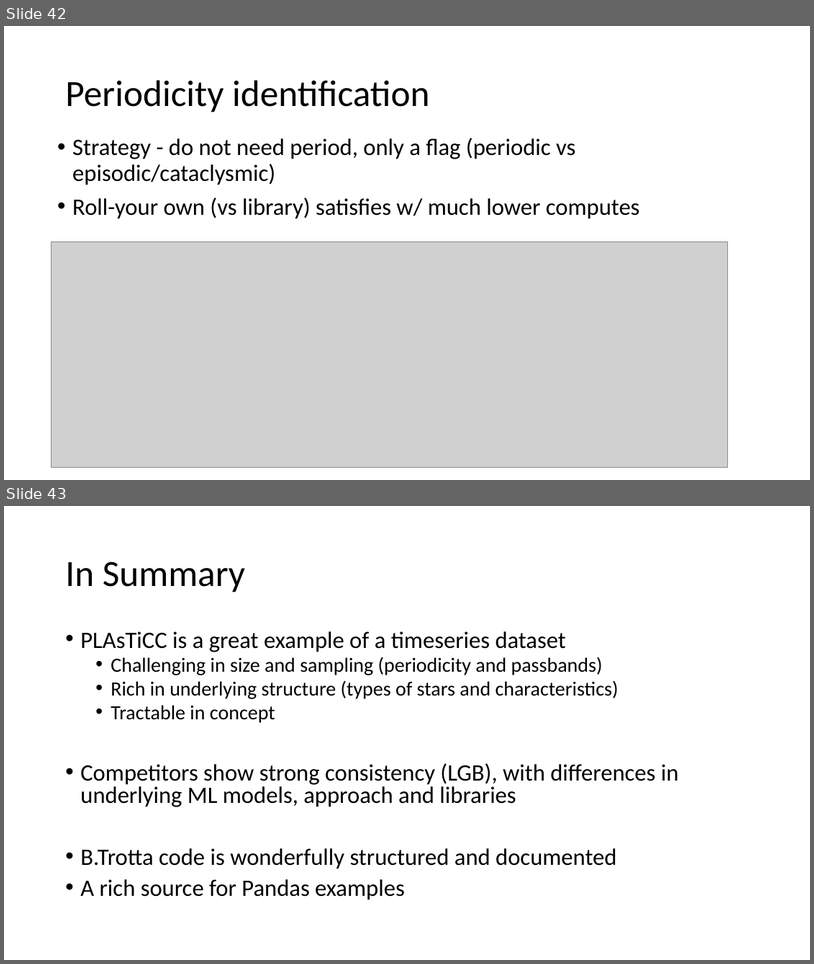
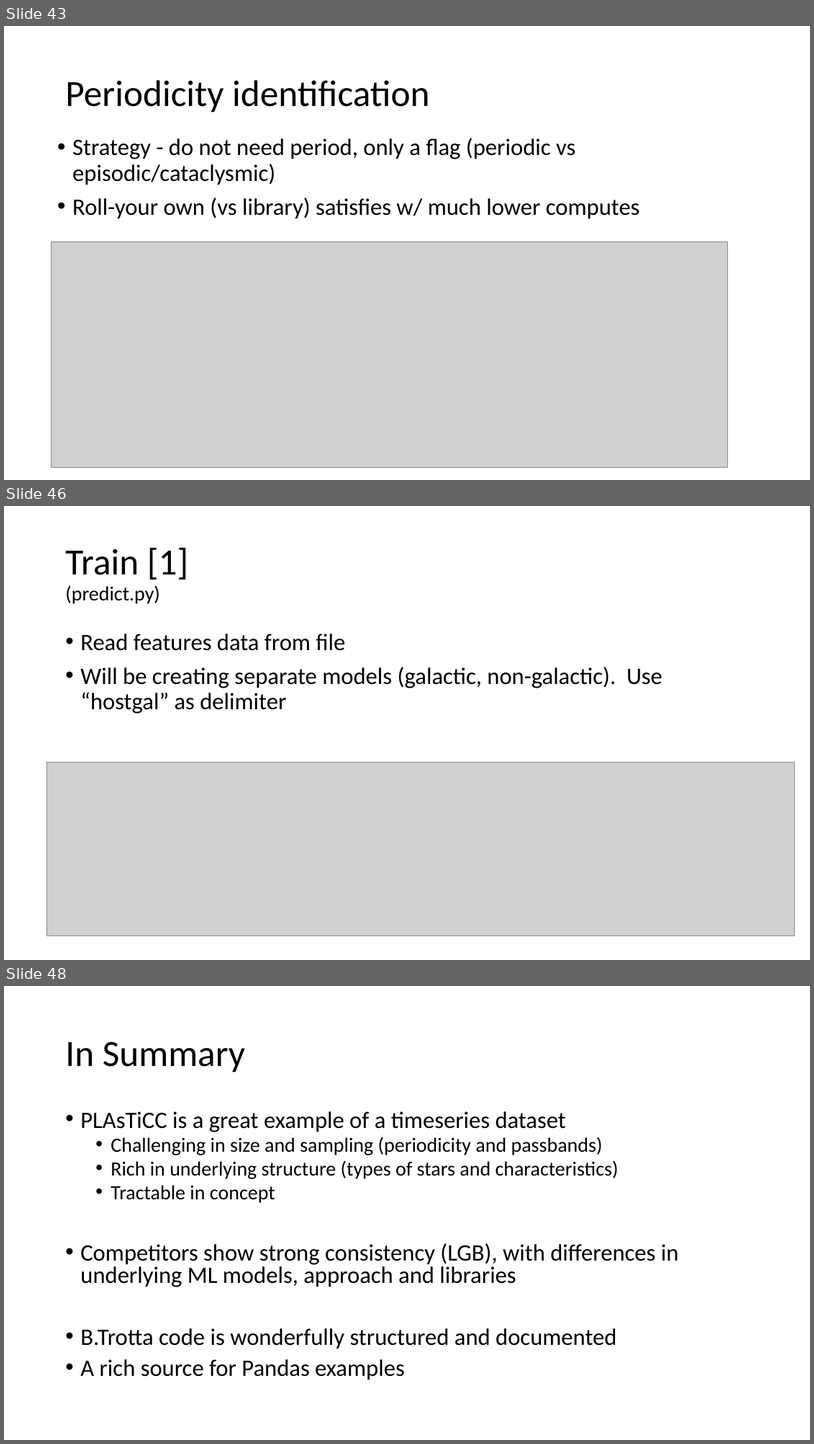
Before and after one commit to cwinsor/kaggle_plasticc, a slide deck: Kaggle_PLAsTiCC_and_B_Trotta_code_walk.pptx. Shown one above the other, each under a label of ours: slides 42 and 43 before the commit, slides 43, 46 and 48 after it; the slides between them are not shown. The pictures are 814x964 and 814x1444 pixels, drawn with LibreOffice and Linux fonts; fonts in the diff are those of the drawing; grey boxes stand for pictures. Boxes give left, top, right and bottom in pixels: in the first picture for what was removed or moved away, otherwise in the second. Text is boxed around its words. In the diff, an @@ line names an element or a change of style, - is before the commit and + after.

```diff
--- a/Kaggle_PLAsTiCC_and_B_Trotta_code_walk.pptx
+++ b/Kaggle_PLAsTiCC_and_B_Trotta_code_walk.pptx
@@ slide 46 added at [4, 506, 810, 960], background #FFFFFF @@
@@ title added at [65, 548, 188, 604], 24 pt, text #000000 @@
+Train [1]
+(predict.py)
@@ text added at [80, 633, 663, 713], 28 pt, text #000000 @@
+• Read features data from file
+• Will be creating separate models (galactic, non-galactic). Use “hostgal” as delimiter
@@ picture added at [46, 762, 795, 936] @@
@@ what was slide 42 is now slide 43 @@
@@ what was slide 43 is now slide 48 @@
```
Also in this commit, not shown: 7 slides changed, 5 other slides added, 1 slide removed, 8 other files.
